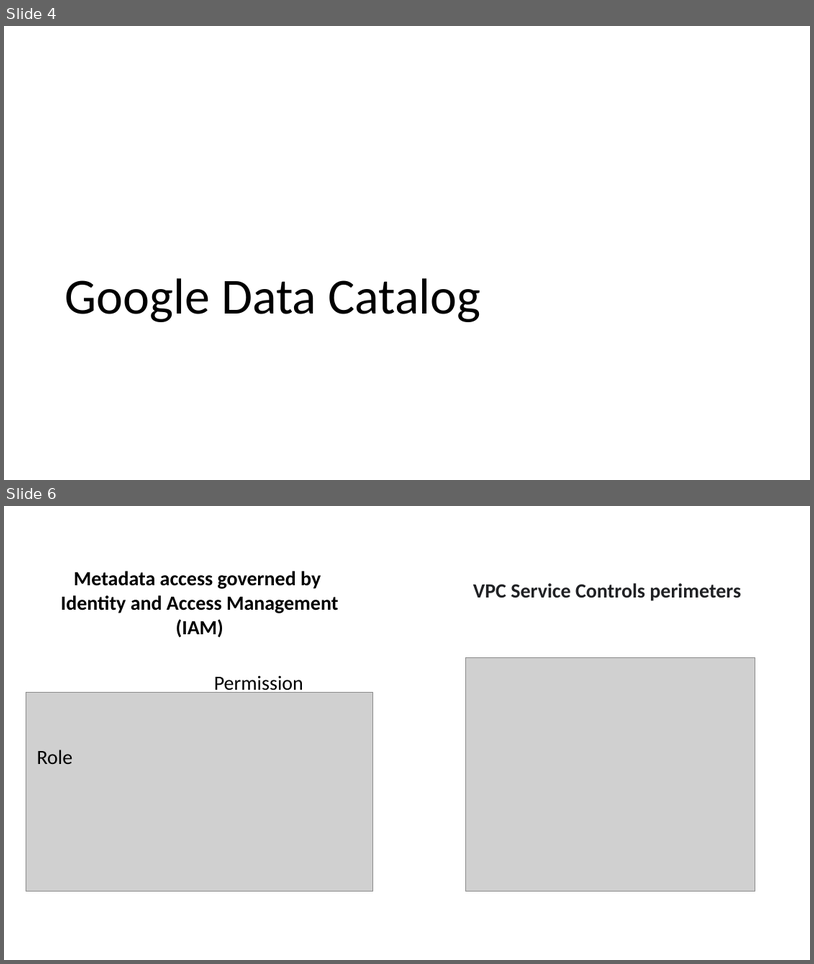
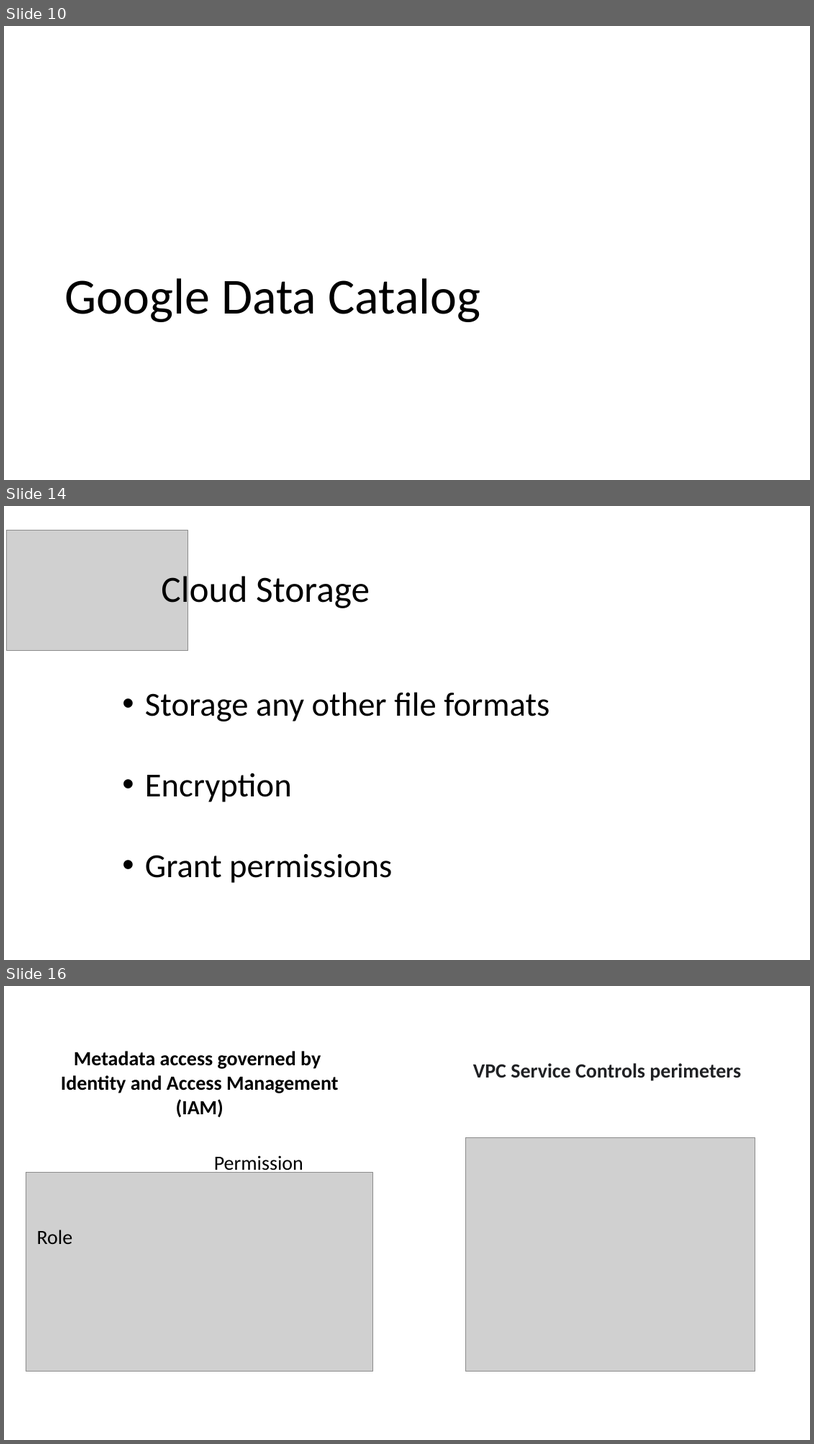
Before and after one commit to WuBenson/DataCatalog, a slide deck: Data Catalog.pptx. Shown one above the other, each under a label of ours: slides 4 and 6 before the commit, slides 10, 14 and 16 after it; the slides between them are not shown. The pictures are 814x964 and 814x1444 pixels, drawn with LibreOffice and Linux fonts; fonts in the diff are those of the drawing; grey boxes stand for pictures. Boxes give left, top, right and bottom in pixels: in the first picture for what was removed or moved away, otherwise in the second. Text is boxed around its words. In the diff, an @@ line names an element or a change of style, - is before the commit and + after.

```diff
--- a/Data Catalog.pptx
+++ b/Data Catalog.pptx
@@ slide 14 added at <box>4,506,810,960</box>, background #FFFFFF @@
@@ picture added at <box>6,530,188,651</box> @@
@@ title added at <box>161,572,370,611</box>, 44 pt, text #000000 @@
+Cloud Storage
@@ text added at <box>145,692,550,883</box>, 40 pt, text #000000 @@
+• Storage any other file formats
+• Encryption
+• Grant permissions
@@ what was slide 4 is now slide 10 @@
@@ what was slide 6 is now slide 16 @@
```
Also in this commit, not shown: 2 slides changed, 9 other slides added.
